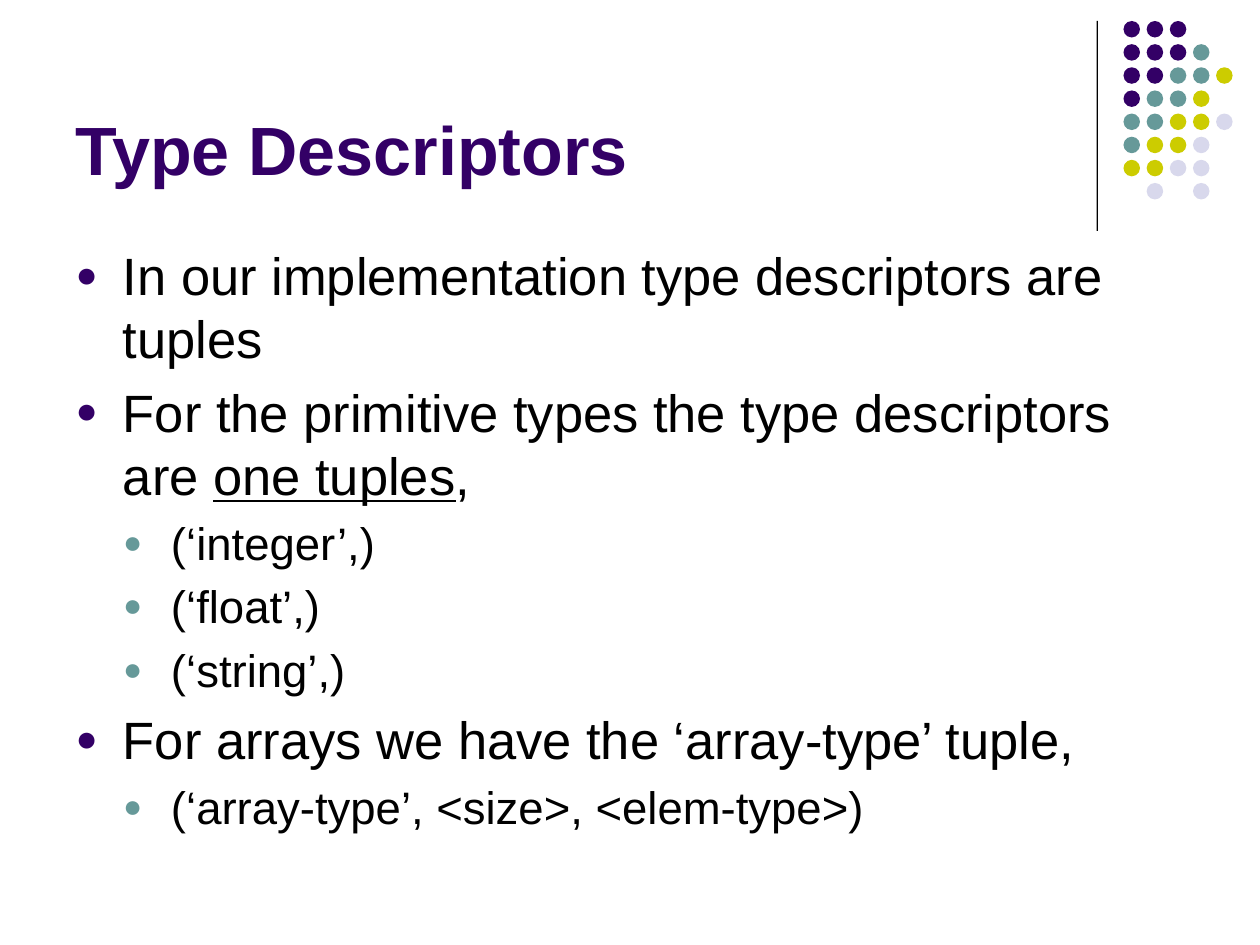
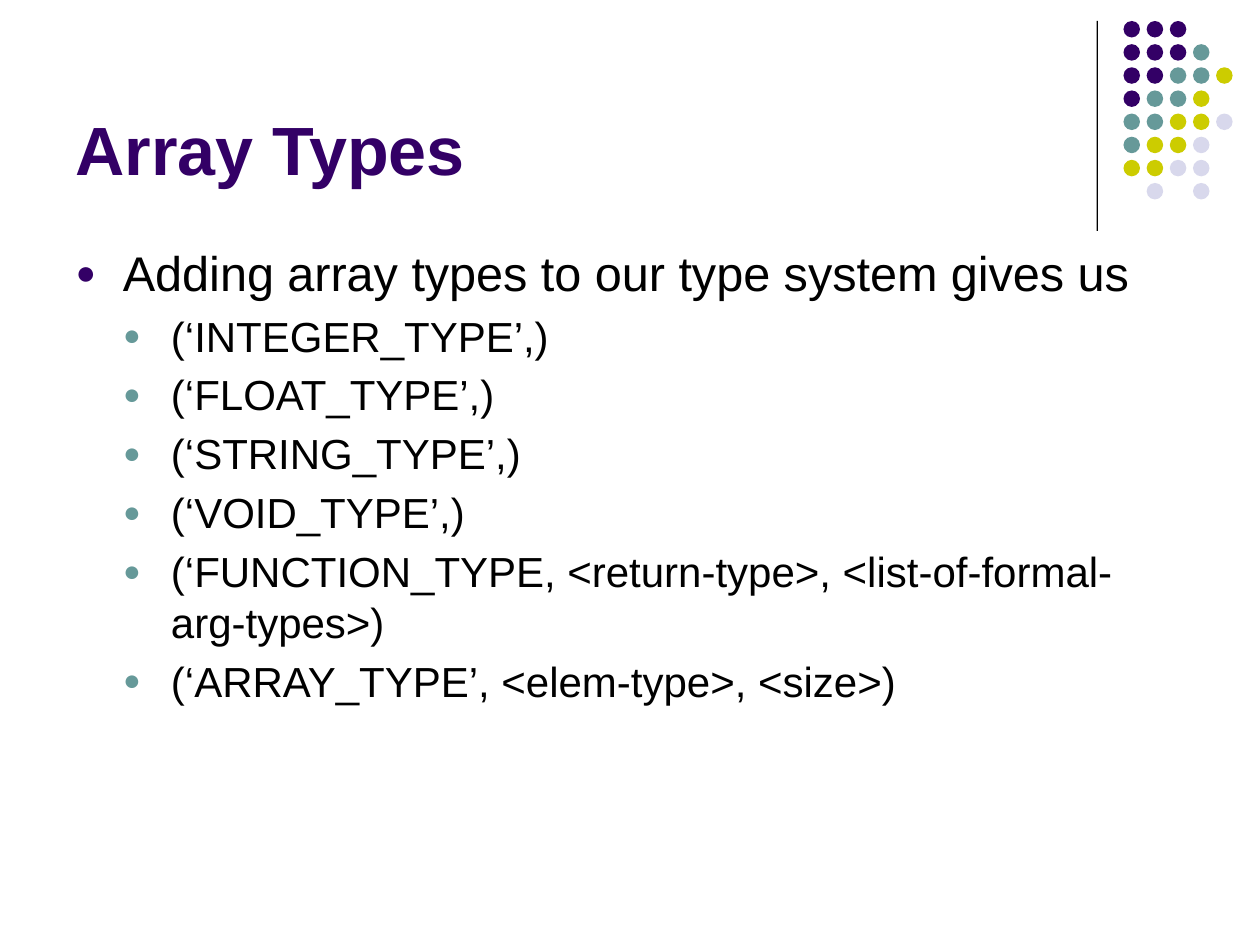
Before and after one commit to lutzhamel/CSC402, a slide deck: slide 6 of notes/csc402-ln020.pptx (slide 5 before the commit). Drawn at 1260x945 pixels with LibreOffice and Linux fonts; fonts in the diff are those of the drawing. Boxes give left, top, right and bottom in pixels: in the first picture for what was removed or moved away, otherwise in the second. Text is boxed around its words. In the diff, an @@ line names an element or a change of style, - is before the commit and + after.

```diff
--- a/notes/csc402-ln020.pptx
+++ b/notes/csc402-ln020.pptx
@@ title at [76,128,465,188]: text changed @@
-Type Descriptors
+Array Types
@@ text at [123,255,1129,705]: text changed; size 30 to 24.1 pt @@
-● In our implementation type descriptors are tuples
-● For the primitive types the type descriptors are one tuples,
-  ● (‘integer’,)
-  ● (‘float’,)
-  ● (‘string’,)
-● For arrays we have the ‘array-type’ tuple,
-  ● (‘array-type’, <size>, <elem-type>)
+● Adding array types to our type system gives us
+  ● (‘INTEGER_TYPE’,)
+  ● (‘FLOAT_TYPE’,)
+  ● (‘STRING_TYPE’,)
+  ● (‘VOID_TYPE’,)
+  ● (‘FUNCTION_TYPE, <return-type>, <list-of-formal-arg-types>)
+  ● (‘ARRAY_TYPE’, <elem-type>, <size>)
```
Also in this commit, not shown: 4 other slides changed, 9 slides added, 6 slides removed, 9 other files.
